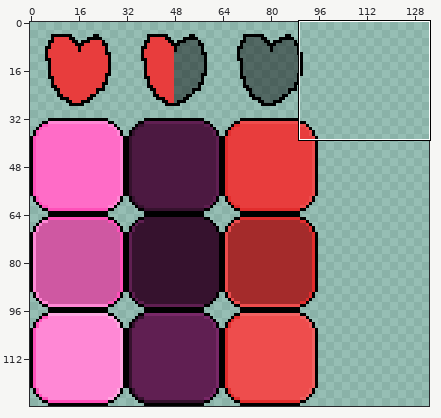
One commit to this pixel-art file: Assets/Scenes/Scripts/UI/SpriteSheet.aseprite. The first picture is a wide view before the edit; the outline marks the close-up.
Close-up. Before:
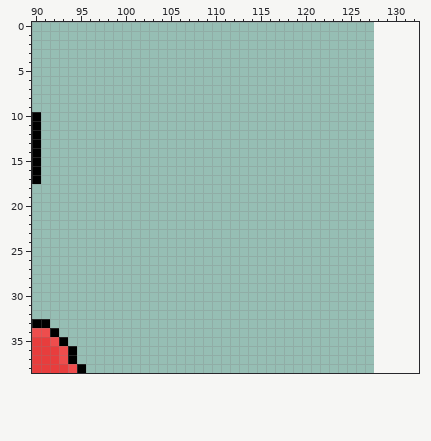
128x128 pixels, 1 frame. Colours within 5 levels of each other are drawn and written as one. Shown: x 90..132, y 0..38. The old version is drawn lined up with the new one, on the new canvas. The wide view leaves out empty margins.
Now the later version:
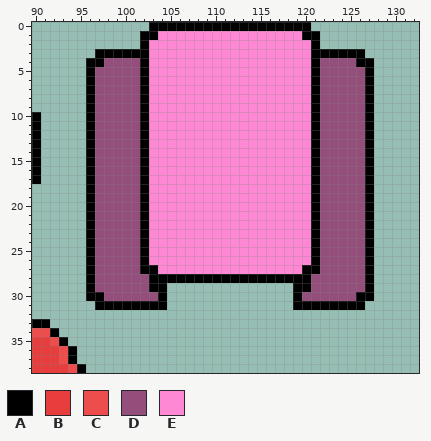
Palette (. is transparent): A #000000  B #e83d3d  C #ee4d4d  D #944e7c  E #ff88d5
Difference:
canvas 128x128 -> 256x128
y 0: x 103..120 .................. -> AAAAAAAAAAAAAAAAAA
y 1: x 102..121 .................... -> AAEEEEEEEEEEEEEEEEAA
y 2: x 102..121 .................... -> AEEEEEEEEEEEEEEEEEEA
y 3: x 97..126 .............................. -> AAAAAAEEEEEEEEEEEEEEEEEEAAAAAA
y 4: x 96..127 ................................ -> AADDDDAEEEEEEEEEEEEEEEEEEADDDDAA
y 5..26: x 96..127 ................................ -> ADDDDDAEEEEEEEEEEEEEEEEEEADDDDDA
y 27: x 96..127 ................................ -> ADDDDDAAEEEEEEEEEEEEEEEEAADDDDDA
y 28: x 96..127 ................................ -> ADDDDDDAAAAAAAAAAAAAAAAAADDDDDDA
y 29: x 96..104 ......... -> ADDDDDDAA; x 119..127 ......... -> AADDDDDDA
y 30: x 96..104 ......... -> AADDDDDDA; x 119..127 ......... -> ADDDDDDAA
y 31: x 97..104 ........ -> AAAAAAAA; x 119..126 ........ -> AAAAAAAA
Changed places in both close-ups, as pixel boxes (x1, y1, x2, y2):
added: (86, 22, 374, 310)
